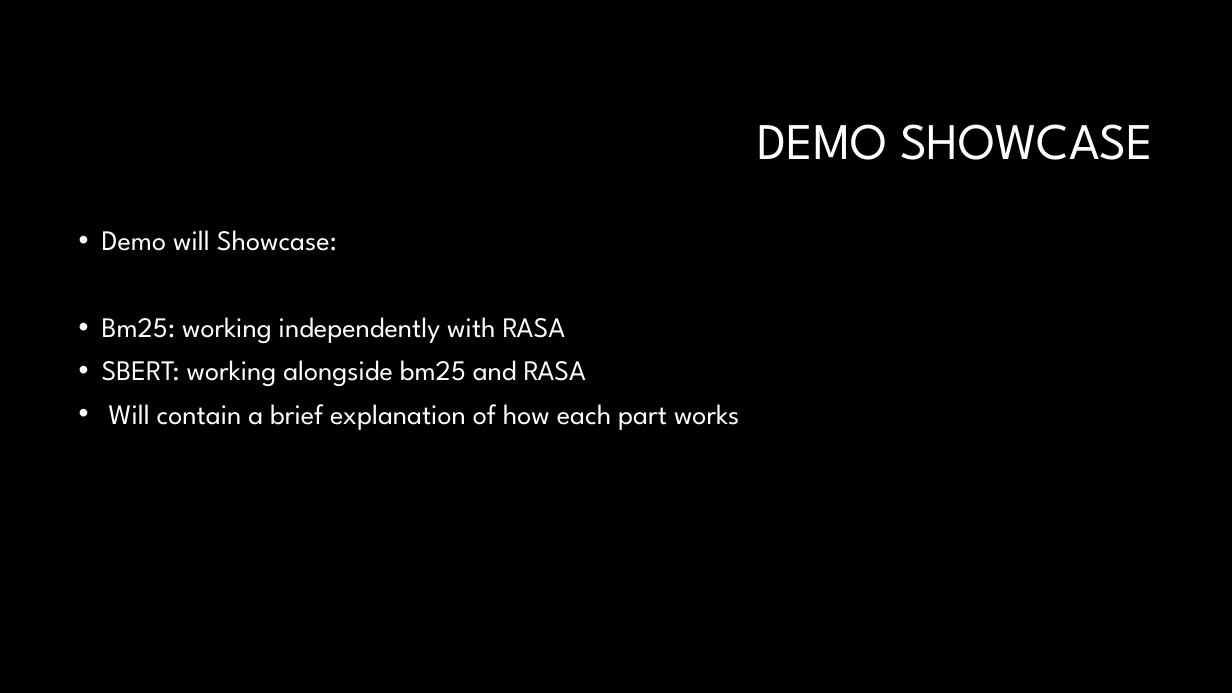
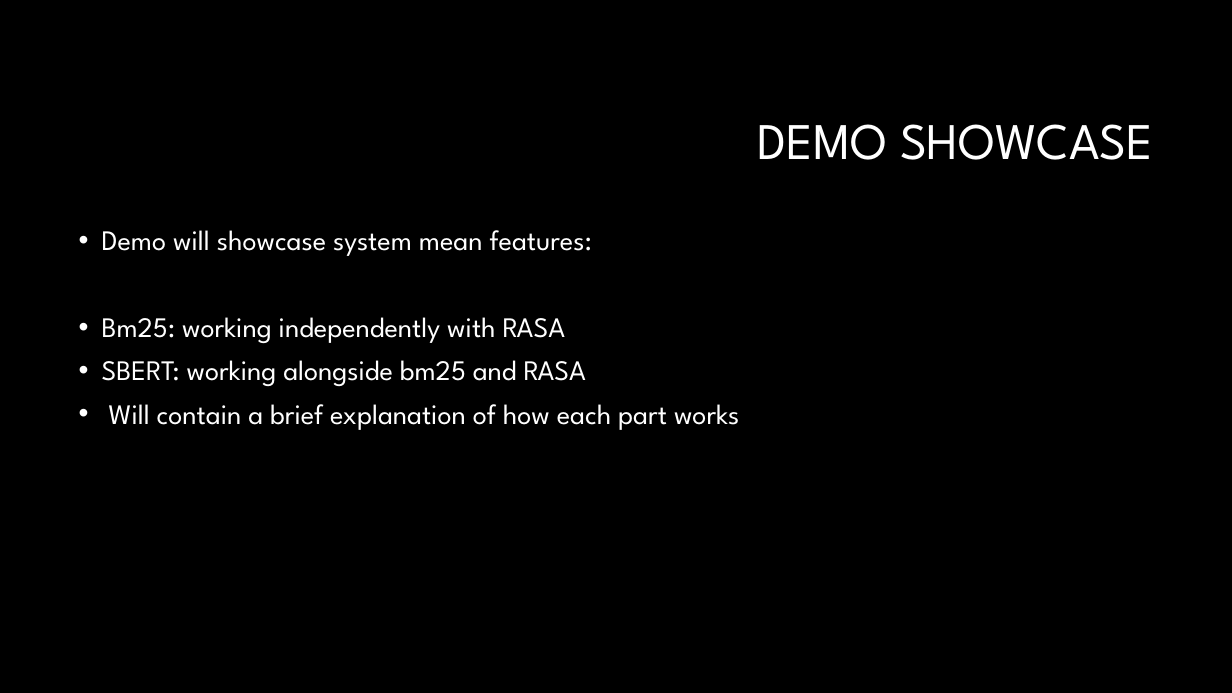
Before and after one commit to Crimson-Scot96/Conversational-AI, a slide deck: slide 14 of set10120_cw2_presentation.pptx (slide 13 before the commit). Drawn at 1232x693 pixels with LibreOffice and Linux fonts; fonts in the diff are those of the drawing; background and template pictures are left out. Boxes give left, top, right and bottom in pixels: in the first picture for what was removed or moved away, otherwise in the second. Text is boxed around its words. In the diff, an @@ line names an element or a change of style, - is before the commit and + after.

```diff
--- a/set10120_cw2_presentation.pptx
+++ b/set10120_cw2_presentation.pptx
@@ text at [102,230,592,256]: text changed @@
-• Demo will Showcase:
+• Demo will showcase system mean features:
```
Also in this commit, not shown: 9 other slides changed, 3 slides added, 2 slides removed.
